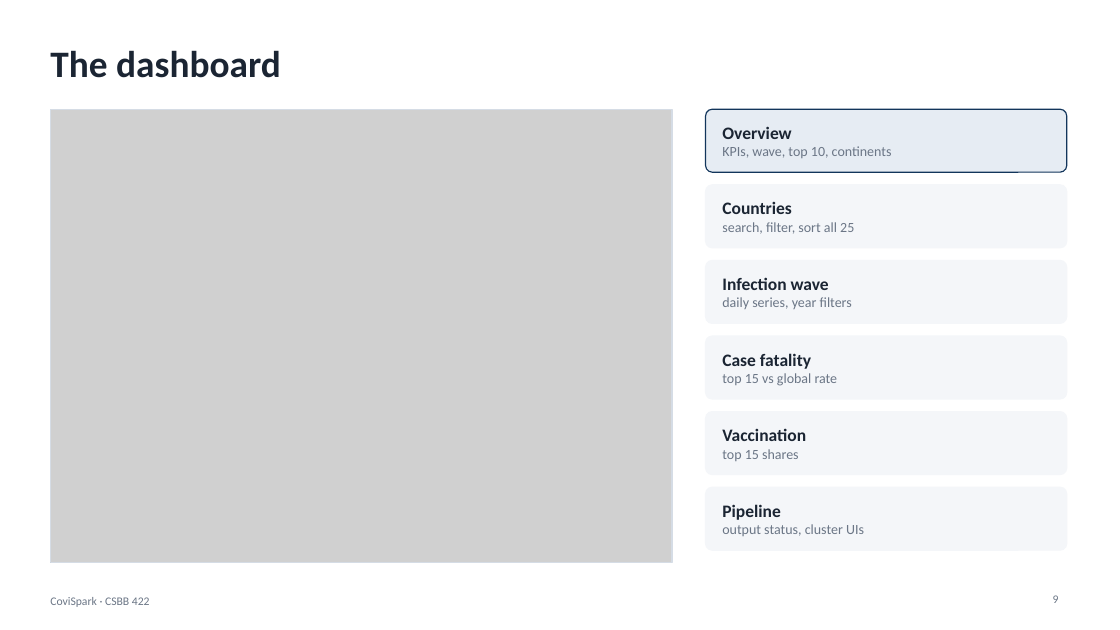
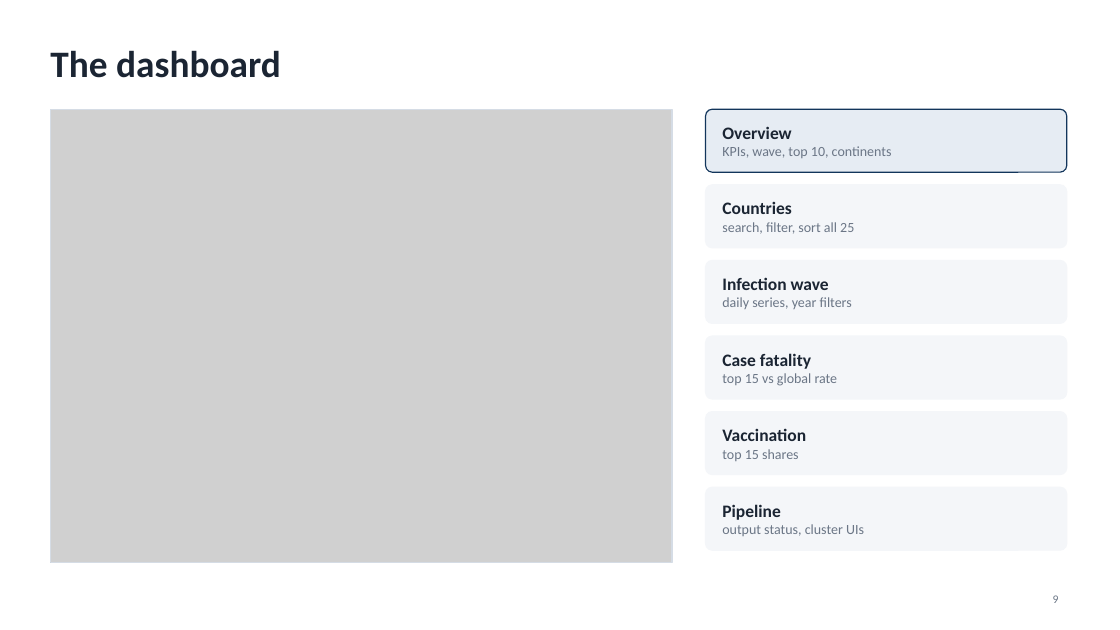
Before and after one commit to gauriiiiiiiiiiii/CoviSpark, a slide deck: slide 9 of documentation/CoviSpark_Presentation.pptx. Drawn at 1120x630 pixels with LibreOffice and Linux fonts; fonts in the diff are those of the drawing; grey boxes stand for pictures. Boxes give left, top, right and bottom in pixels: in the first picture for what was removed or moved away, otherwise in the second. Text is boxed around its words. In the diff, an @@ line names an element or a change of style, - is before the commit and + after.

Commit message:
docs: remove footer text from slides

```diff
--- a/documentation/CoviSpark_Presentation.pptx
+++ b/documentation/CoviSpark_Presentation.pptx
@@ text removed at bbox=[50, 597, 150, 607] @@
-CoviSpark · CSBB 422
```
Also in this commit, not shown: 11 other slides changed.
